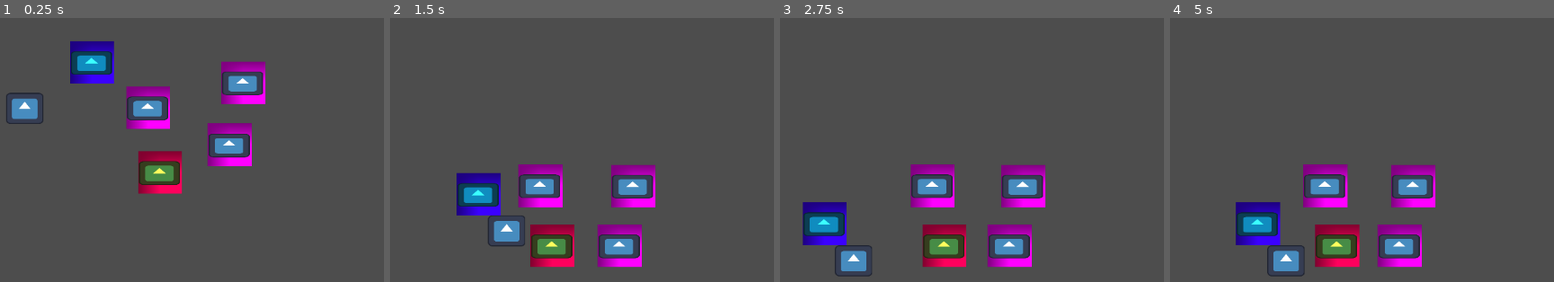
Above: before the commit, frames 1-4 (left to right).
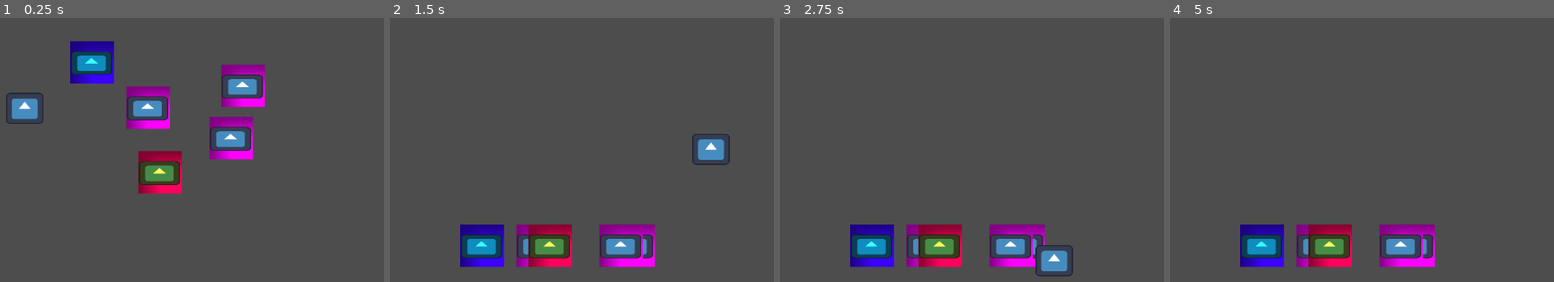
Above: after the commit, the same moments.

Repository: antoniocorn0819-cloud/grabbing-game
Game: Godot game, scene res://Game.tscn
Two runs of this game, one before a commit and one after it. Both use one fixed random seed, a clock stepped at 60 frames per second and the inputs below. The engine's default icon, where the game draws it, is replaced by a stand-in: a white triangle on a blue panel in a dark square.
Inputs:
- Up to frame 1 (0.25 s): no input
- Up to frame 2 (1.5 s): tap Enter (ui_accept) at 0.5, 0.77 s; hold Right (ui_right) from 0.53 s (still down)
- Up to frame 3 (2.75 s): tap Enter (ui_accept) at 1.52 s; release Right (ui_right) at 2.03 s; hold Left (ui_left) from 2.03 s (still down)
- Up to frame 4 (5 s): release Left (ui_left) at 2.78 s; hold Right (ui_right) 2.78-4.28 s; tap Enter (ui_accept) at 3.02, 3.77, 4.52 s; hold Left (ui_left) from 4.28 s (still down)

The runs differ from the first frame. In frame 1, 2.7% of the frame differs, in the area x 54-70%, y 16-57%; in frame 2, 9.3%; in frame 3, 9.7%, in the area x 5-77%, y 55-98%; in frame 4, 8.7%.

Commit message:
Added jump attack, health, hitbox, and hurtbox systems

Diff:
--- a/Jawn.tscn
+++ b/Jawn.tscn
@@ -3,8 +3,10 @@
 [ext_resource type="Script" uid="uid://3dh3ka133fto" path="res://jawn.gd" id="1_0ysdr"]
 [ext_resource type="Script" uid="uid://calksks73icd3" path="res://Scripts/Components/movement.gd" id="2_xxsqy"]
 [ext_resource type="Script" uid="uid://mkun4e61s3m2" path="res://Scripts/Components/gravity.gd" id="3_jnjk7"]
+[ext_resource type="Script" uid="uid://cancdmwq1i6mp" path="res://health.gd" id="4_0h1w8"]
 [ext_resource type="Script" uid="uid://be1fotpe6niyh" path="res://grabbable.gd" id="4_xxsqy"]
 [ext_resource type="Texture2D" uid="uid://nlyhelhbp7jw" path="res://icon.svg" id="5_jnjk7"]
+[ext_resource type="Script" uid="uid://6kxrlug202kg" path="res://hitbox.gd" id="6_41w5e"]
 
 [sub_resource type="PlaceholderTexture2D" id="PlaceholderTexture2D_8mgam"]
 
@@ -14,7 +16,11 @@
 [sub_resource type="CircleShape2D" id="CircleShape2D_xxsqy"]
 radius = 34.0
 
+[sub_resource type="RectangleShape2D" id="RectangleShape2D_0h1w8"]
+size = Vector2(70, 62)
+
 [node name="Jawn" type="CharacterBody2D" unique_id=1706000139]
+collision_layer = 0
 
 [node name="Sprite2D" type="Sprite2D" parent="." unique_id=84040035]
 position = Vector2(1, -1)
@@ -25,11 +31,13 @@
 visible = false
 shape = SubResource("CircleShape2D_wi61b")
 
-[node name="Components" type="Node" parent="." unique_id=308913555 node_paths=PackedStringArray("movement_component", "gravity_component", "grabable_component")]
+[node name="Components" type="Node" parent="." unique_id=308913555 node_paths=PackedStringArray("jawn_root_node", "movement_component", "gravity_component", "grabable_component", "health_component")]
 script = ExtResource("1_0ysdr")
+jawn_root_node = NodePath("..")
 movement_component = NodePath("MovementComponent")
 gravity_component = NodePath("MovementComponent/GravityComponent")
 grabable_component = NodePath("../GrabableComponent")
+health_component = NodePath("HealthComponent")
 
 [node name="MovementComponent" type="Node" parent="Components" unique_id=1193077374 node_paths=PackedStringArray("body", "collision_shape")]
 script = ExtResource("2_xxsqy")
@@ -41,6 +49,10 @@
 script = ExtResource("3_jnjk7")
 movement_component = NodePath("..")
 metadata/_custom_type_script = "uid://mkun4e61s3m2"
+
+[node name="HealthComponent" type="Node" parent="Components" unique_id=415445807]
+script = ExtResource("4_0h1w8")
+metadata/_custom_type_script = "uid://cancdmwq1i6mp"
 
 [node name="GrabableComponent" type="Area2D" parent="." unique_id=642606005 node_paths=PackedStringArray("object_root_node")]
 collision_layer = 4
@@ -55,3 +67,14 @@
 position = Vector2(-3.8146973e-06, 0)
 scale = Vector2(0.515625, 0.296875)
 texture = ExtResource("5_jnjk7")
+
+[node name="HitboxComponent" type="Area2D" parent="." unique_id=99009896 node_paths=PackedStringArray("health_component")]
+collision_layer = 8
+collision_mask = 0
+script = ExtResource("6_41w5e")
+health_component = NodePath("../Components/HealthComponent")
+metadata/_custom_type_script = "uid://6kxrlug202kg"
+
+[node name="CollisionShape2D" type="CollisionShape2D" parent="HitboxComponent" unique_id=1061777583]
+position = Vector2(1, -2)
+shape = SubResource("RectangleShape2D_0h1w8")
--- a/Player.tscn
+++ b/Player.tscn
@@ -7,6 +7,7 @@
 [ext_resource type="Script" uid="uid://bi34je4hkt54p" path="res://Scripts/Components/character_controls.gd" id="4_cxr5p"]
 [ext_resource type="Script" uid="uid://mkun4e61s3m2" path="res://Scripts/Components/gravity.gd" id="5_tdg3f"]
 [ext_resource type="Script" uid="uid://cn6u5cj0w5vjg" path="res://grabber.gd" id="6_dtqjt"]
+[ext_resource type="Script" uid="uid://cic75o1o2v4s6" path="res://hurtbox.gd" id="8_5ncpa"]
 
 [sub_resource type="CircleShape2D" id="CircleShape2D_kpjcp"]
 radius = 26.0
@@ -14,15 +15,20 @@
 [sub_resource type="CircleShape2D" id="CircleShape2D_tdg3f"]
 radius = 49.0408
 
+[sub_resource type="CircleShape2D" id="CircleShape2D_wi0c6"]
+radius = 14.142136
+
 [node name="Player" type="CharacterBody2D" unique_id=338972521]
+collision_layer = 0
 
-[node name="Components" type="Node" parent="." unique_id=1522014011 node_paths=PackedStringArray("input_component", "movement_component", "character_controls", "gravity_component", "grabber_component")]
+[node name="Components" type="Node" parent="." unique_id=1522014011 node_paths=PackedStringArray("input_component", "movement_component", "character_controls", "gravity_component", "grabber_component", "jump_attack")]
 script = ExtResource("1_xhfnw")
 input_component = NodePath("Input")
 movement_component = NodePath("Movement")
 character_controls = NodePath("Movement/Character Controls")
 gravity_component = NodePath("Movement/Gravity")
 grabber_component = NodePath("GrabberComponent")
+jump_attack = NodePath("../HurtboxComponent")
 
 [node name="Input" type="Node" parent="Components" unique_id=1063273412]
 script = ExtResource("2_kne1u")
@@ -51,6 +57,7 @@
 texture = ExtResource("2_kpjcp")
 
 [node name="CollisionShape2D" type="CollisionShape2D" parent="." unique_id=1256442141]
+visible = false
 position = Vector2(1, 0)
 shape = SubResource("CircleShape2D_kpjcp")
 
@@ -59,8 +66,19 @@
 collision_mask = 4
 
 [node name="CollisionShape2D" type="CollisionShape2D" parent="Grab Box" unique_id=445590259]
+visible = false
 position = Vector2(0, 1)
 shape = SubResource("CircleShape2D_tdg3f")
 
 [node name="Grab Point AHHH" type="Node2D" parent="." unique_id=2035912088]
 position = Vector2(2, -44)
+
+[node name="HurtboxComponent" type="Area2D" parent="." unique_id=831525458]
+collision_layer = 0
+collision_mask = 8
+script = ExtResource("8_5ncpa")
+metadata/_custom_type_script = "uid://cic75o1o2v4s6"
+
+[node name="CollisionShape2D" type="CollisionShape2D" parent="HurtboxComponent" unique_id=593405718]
+position = Vector2(0, 27)
+shape = SubResource("CircleShape2D_wi0c6")
--- a/Scripts/player.gd
+++ b/Scripts/player.gd
@@ -1,4 +1,5 @@
 extends Node
+
 
 @export var input_component: InputComponent
 
@@ -7,6 +8,13 @@
 @export var gravity_component: GravityComponent
 
 @export var grabber_component: GrabberComponent
+
+@export var jump_attack: HurtboxComponent
+
+func _ready():
+	jump_attack.hit_box.connect(enemy_hit)
+	jump_attack.hitbox_found.connect(per_enemy_hit)
+
 
 func _physics_process(delta):
 	input_component.update_input()
@@ -17,6 +25,7 @@
 
 	if input_component.is_jumping:
 		character_controls.attempt_jump()
+		jump_attack.initiate_hurt()
 
 	character_controls.attempt_horizontal_movement(input_component.input_direction)
 	movement_component.update_movement(delta)
@@ -29,6 +38,14 @@
 
 
 
+func enemy_hit():
+	# change to force
+	print("got it")
+	movement_component.body.velocity.y -= 800
+
+
+func per_enemy_hit(hitbox: HitboxComponent):
+	hitbox.recieve_damage(1)
 
 #const SPEED = 300.0
 #const JUMP_VELOCITY = -400.0
--- a/grabber.gd
+++ b/grabber.gd
@@ -6,6 +6,8 @@
 @export var movement_component: MovementComponent
 
 var current_grabbable_component: GrabableComponent
+
+
 
 func initiate_grab() -> void:
 	print("initiating grab")
--- /dev/null
+++ b/health.gd
@@ -0,0 +1,12 @@
+class_name HealthComponent extends Node
+
+signal death
+
+@export var health:int = 3
+
+
+func take_raw_damage(damage_amount: int):
+	health -= damage_amount
+	if health <= 0:
+		death.emit()
+		print("died")
--- /dev/null
+++ b/hitbox.gd
@@ -0,0 +1,9 @@
+class_name HitboxComponent extends Area2D
+
+
+signal hit
+
+@export var health_component: HealthComponent
+
+func recieve_damage(damage_amount: int):
+	health_component.take_raw_damage(damage_amount)
--- /dev/null
+++ b/hurtbox.gd
@@ -0,0 +1,24 @@
+class_name HurtboxComponent extends Area2D
+
+signal hitbox_found
+signal hit_box
+
+func initiate_hurt() -> void:
+	# add cooldows and such
+	print("initiating hurt")
+	print(get_overlapping_bodies())
+	if get_overlapping_areas().size() > 0 :
+		print("objects found")
+		hit_box.emit()
+		for hitbox in get_overlapping_areas():
+			hitbox_found.emit(hitbox)
+			hitbox.hit.emit()
+
+# Called when the node enters the scene tree for the first time.
+func _ready() -> void:
+	pass # Replace with function body.
+
+
+# Called every frame. 'delta' is the elapsed time since the previous frame.
+func _process(delta: float) -> void:
+	pass
--- a/jawn.gd
+++ b/jawn.gd
@@ -1,9 +1,12 @@
 extends Node
 
+@export var jawn_root_node: Node
 
 @export var movement_component: MovementComponent
 @export var gravity_component: GravityComponent
 @export var grabable_component: GrabableComponent
+@export var health_component: HealthComponent
+
 
 enum States {
 	Free,
@@ -15,6 +18,11 @@
 func _ready():
 	grabable_component.grabbed.connect(grab_on_handler)
 	grabable_component.thrown.connect(grab_off_handler)
+	health_component.death.connect(death_handler)
+
+func death_handler():
+	# do more later
+	jawn_root_node.queue_free()
 
 func _physics_process(delta: float) -> void:
 	if current_state == States.Free:
@@ -33,11 +41,11 @@
 	movement_component.collision_shape.disabled = true
 
 	# definitely make this universal somehow
-	# call_deferred("grab_on_deffered")
+	call_deferred("grab_on_deffered")
 
 # this is so janky rn but it doesnt even work
-#func grab_on_deffered():
-#	movement_component.body.global_position = grabable_component.get_grabber_position(movement_component.body.global_position)
+func grab_on_deffered():
+	movement_component.body.global_position = grabable_component.get_grabber_position(movement_component.body.global_position)
 
 
 func grab_off_handler(inherit_throw_velocity):
Not shown, added: health.gd.uid
Not shown, added: hitbox.gd.uid
Not shown, added: hurtbox.gd.uid
